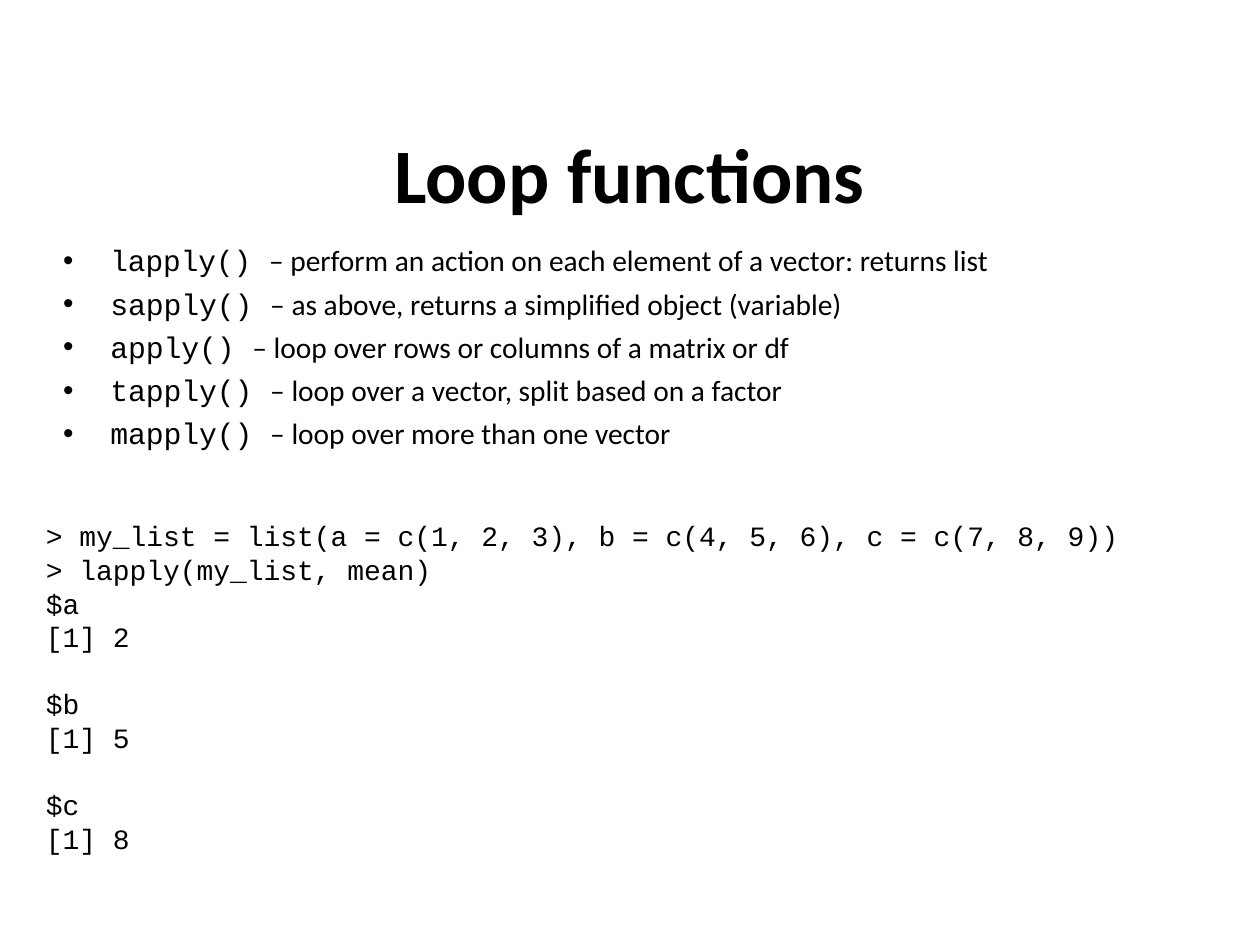
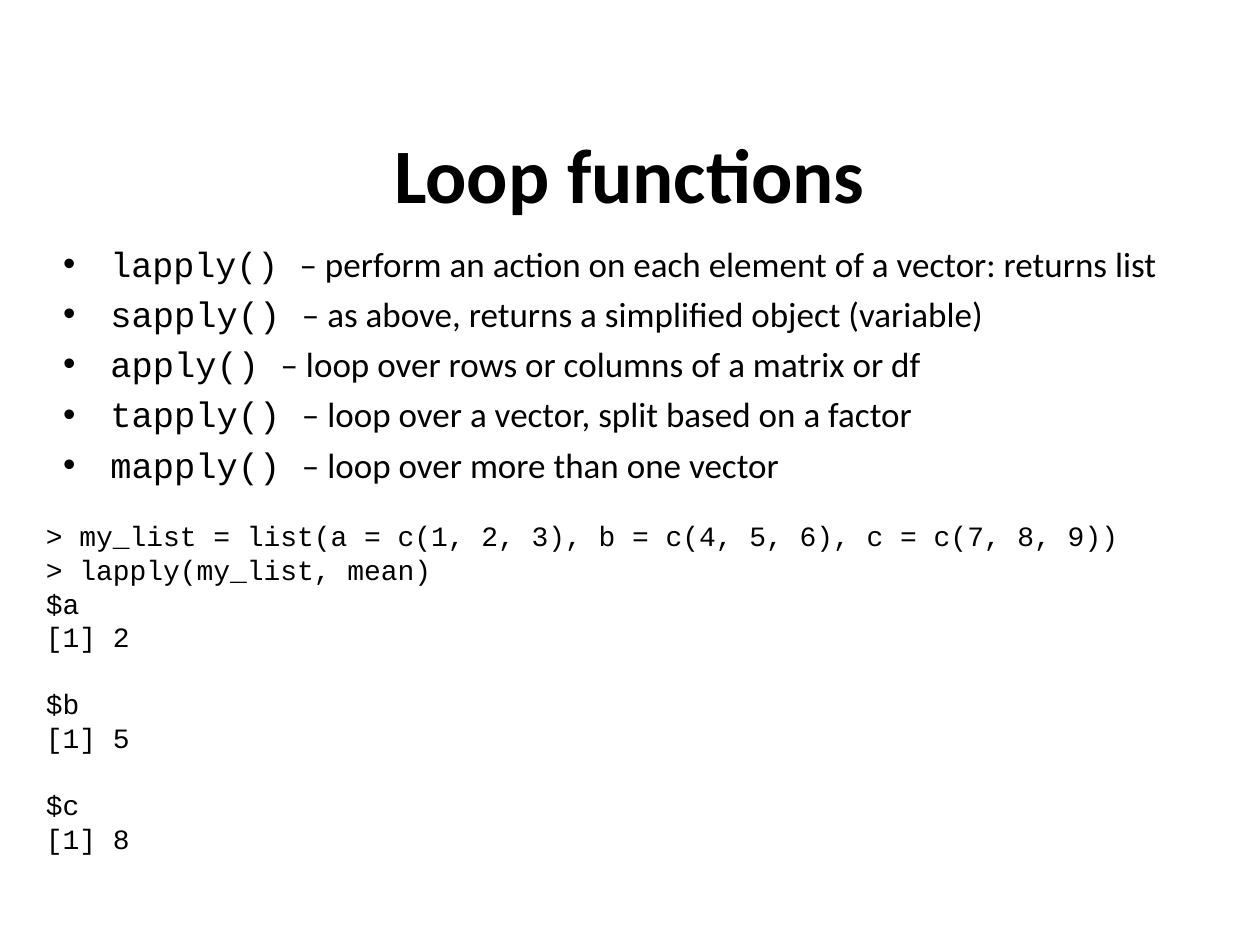
Before and after one commit to sraorao/IFPN_R_intro_MT2022, a slide deck: slide 19 of powerpoint/Session2.pptx. Drawn at 1260x945 pixels with LibreOffice and Linux fonts; fonts in the diff are those of the drawing. Boxes give left, top, right and bottom in pixels: in the first picture for what was removed or moved away, otherwise in the second. Text is boxed around its words. In the diff, an @@ line names an element or a change of style, - is before the commit and + after.

```diff
--- a/powerpoint/Session2.pptx
+++ b/powerpoint/Session2.pptx
@@ text "lapply() – perform an action ..." at (110, 252, 1156, 486): size 16.8 to 20.1 pt in "lapply() – perform an action on each ...", "– as above, returns a simplified object ...", "– loop over rows or columns of ...", "– loop over a vector, split based ..." and 1 more places; size 16.9 to 20.2 pt in "sapply()", "apply()", "tapply()", "mapply()" @@
```
Also in this commit, not shown: 5 other slides changed, 1 other file.
